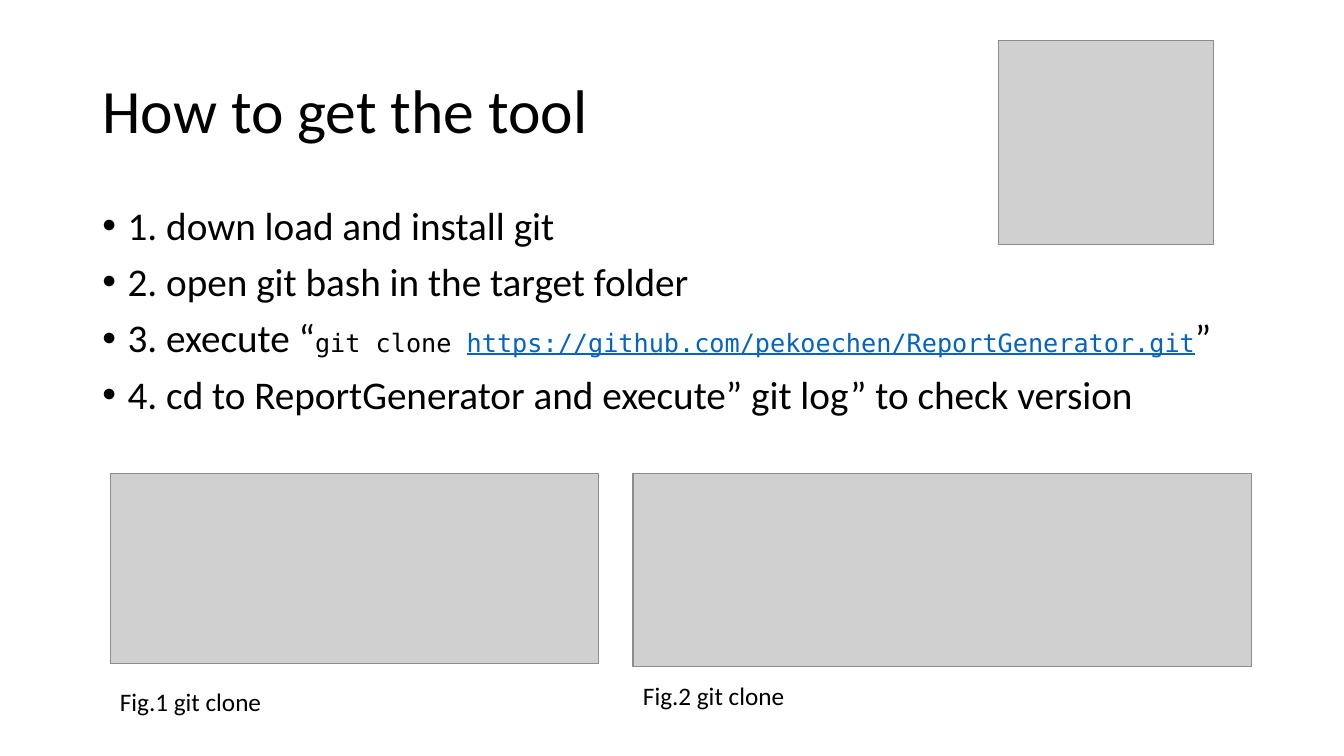
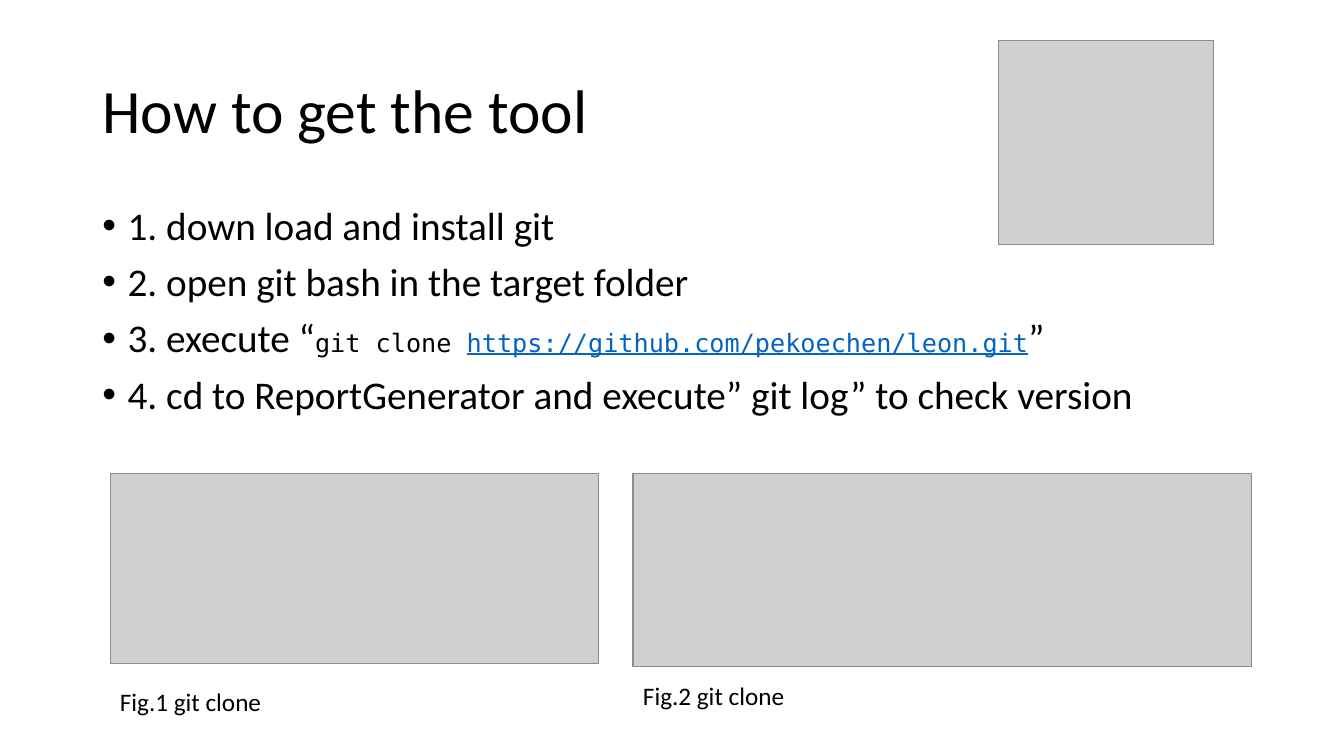
Before and after one commit to pekoechen/leon, a slide deck: slide 10 of summaryReportGenerator.pptx. Drawn at 1344x756 pixels with LibreOffice and Linux fonts; fonts in the diff are those of the drawing; grey boxes stand for pictures. Boxes give left, top, right and bottom in pixels: in the first picture for what was removed or moved away, otherwise in the second. Text is boxed around its words. In the diff, an @@ line names an element or a change of style, - is before the commit and + after.

Commit message:
fix maintain path

```diff
--- a/summaryReportGenerator.pptx
+++ b/summaryReportGenerator.pptx
@@ text at <box>128,326,1028,358</box>: text changed @@
-• 3. execute “git clone https://github.com/pekoechen/ReportGenerator.git”
+• 3. execute “git clone https://github.com/pekoechen/leon.git”
```
